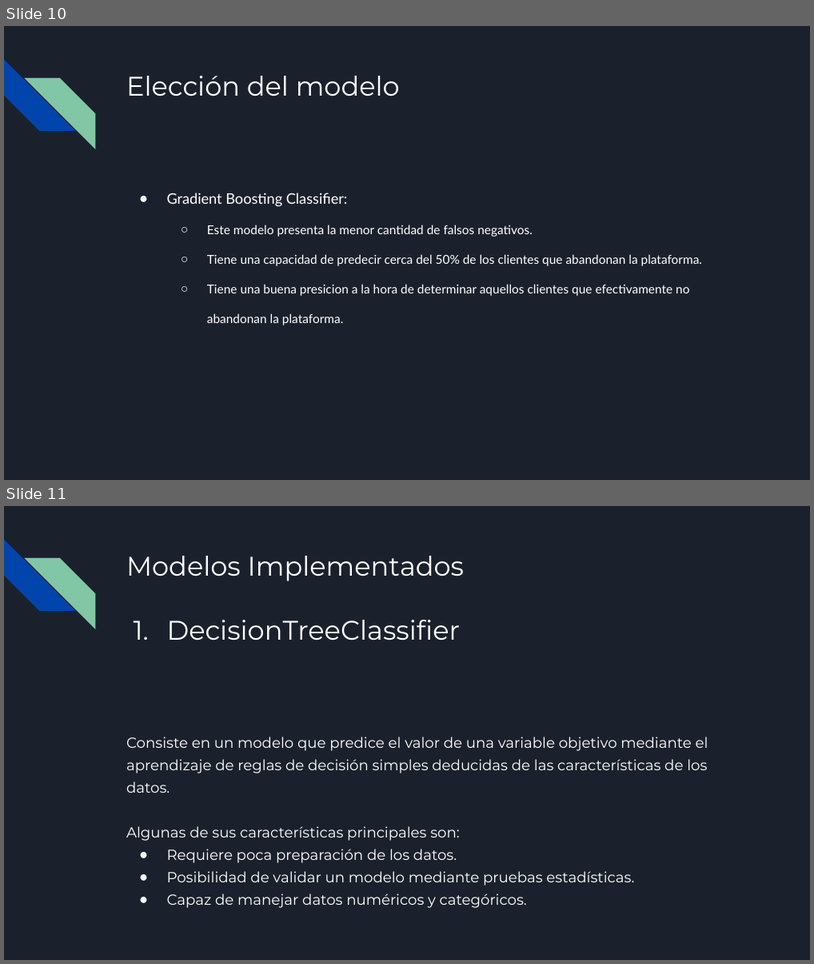
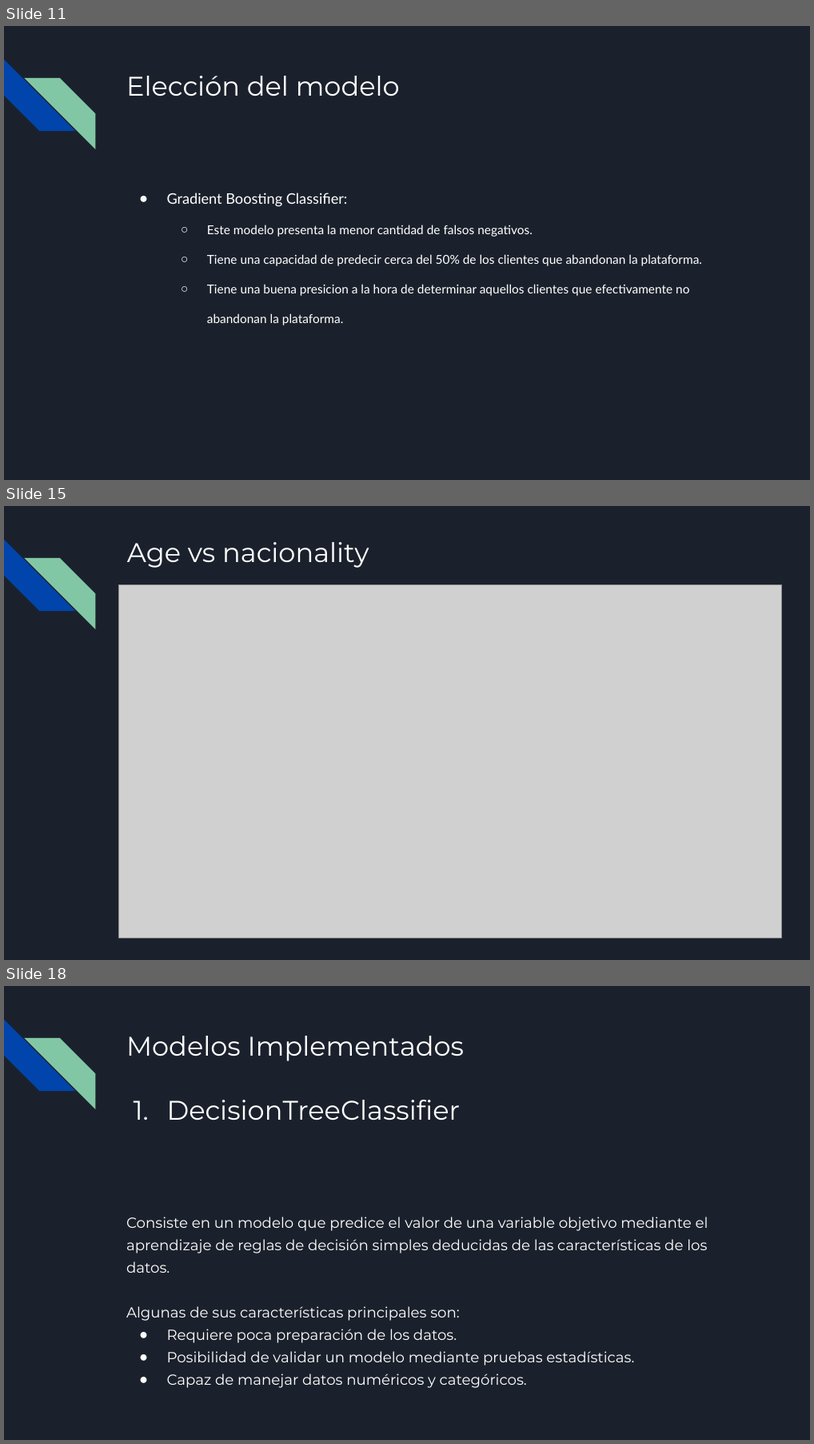
Before and after one commit to RoberthHernandez/churn-prediction-CH, a slide deck: Presentación.pptx. Shown one above the other, each under a label of ours: slides 10 and 11 before the commit, slides 11, 15 and 18 after it; the slides between them are not shown. The pictures are 814x964 and 814x1444 pixels, drawn with LibreOffice and Linux fonts; fonts in the diff are those of the drawing; grey boxes stand for pictures. Boxes give left, top, right and bottom in pixels: in the first picture for what was removed or moved away, otherwise in the second. Text is boxed around its words. In the diff, an @@ line names an element or a change of style, - is before the commit and + after.

```diff
--- a/Presentación.pptx
+++ b/Presentación.pptx
@@ slide 15 added at (x1=4, y1=506, x2=810, y2=960), background #1B212C; not listed: 2 template elements that a slide beside it also shows @@
@@ title added at (x1=127, y1=542, x2=370, y2=568), 24 pt, text #FFFFFF @@
+Age vs nacionality
@@ picture added at (x1=119, y1=584, x2=782, y2=937) @@
@@ what was slide 10 is now slide 11 @@
@@ what was slide 11 is now slide 18 @@
```
Also in this commit, not shown: 6 other slides added, 1 other file.
